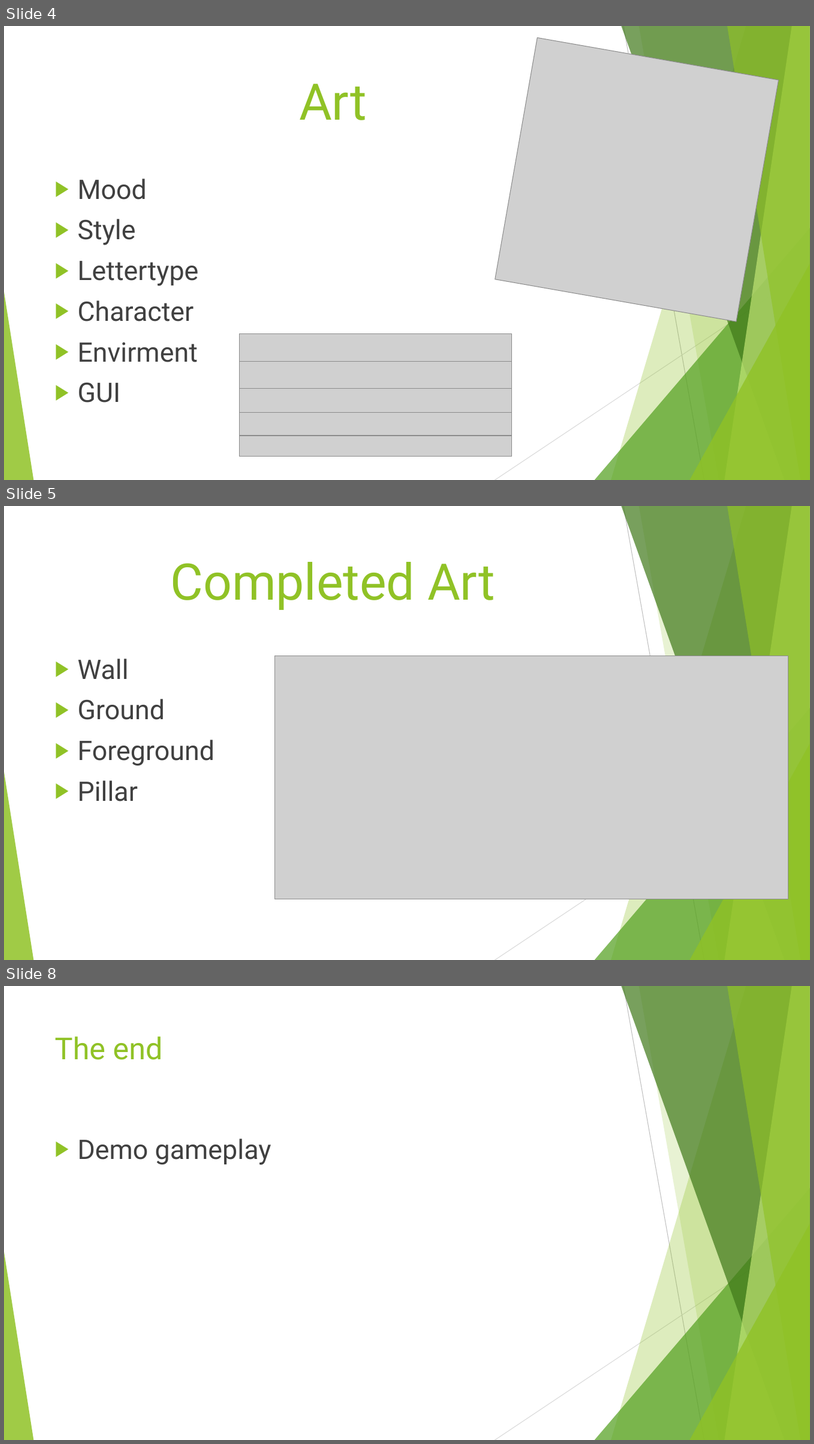
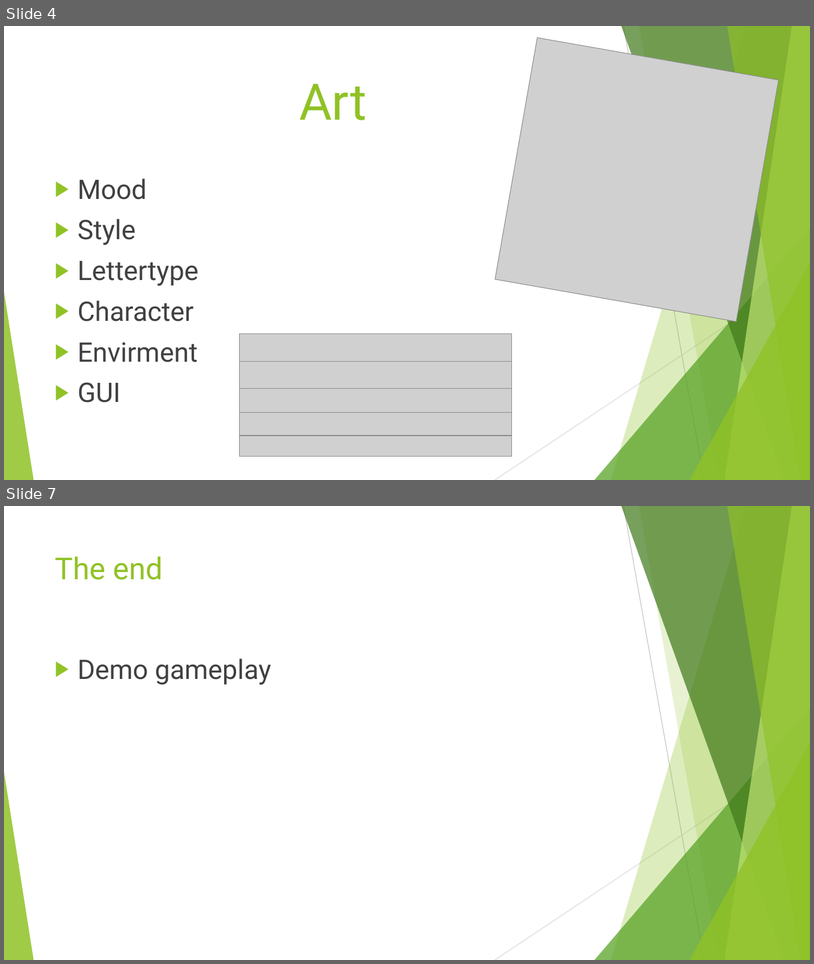
Before and after one commit to PeterBosDeltion/IndianaBonesRepo, a slide deck: IndianaBones.pptx. Shown one above the other, each under a label of ours: slides 4, 5 and 8 before the commit, slides 4 and 7 after it; the slides between them are not shown. The pictures are 814x1444 and 814x964 pixels, drawn with LibreOffice and Linux fonts; fonts in the diff are those of the drawing; grey boxes stand for pictures. Boxes give left, top, right and bottom in pixels: in the first picture for what was removed or moved away, otherwise in the second. Text is boxed around its words. In the diff, an @@ line names an element or a change of style, - is before the commit and + after.

```diff
--- a/IndianaBones.pptx
+++ b/IndianaBones.pptx
@@ slide 5 removed at [4,506,810,960], background #FFFFFF; not listed: 10 template elements that a slide beside it also shows @@
@@ title removed at [171,562,495,610] @@
-Completed Art
@@ text removed at [78,658,215,801] @@
-▶ Wall
-▶ Ground
-▶ Foreground
-▶ Pillar
@@ picture removed at [275,655,789,898] @@
@@ what was slide 8 is now slide 7 @@
```
Also in this commit, not shown: 2 slides changed, 1 slide added, 1 other slide removed, 1 other file.
